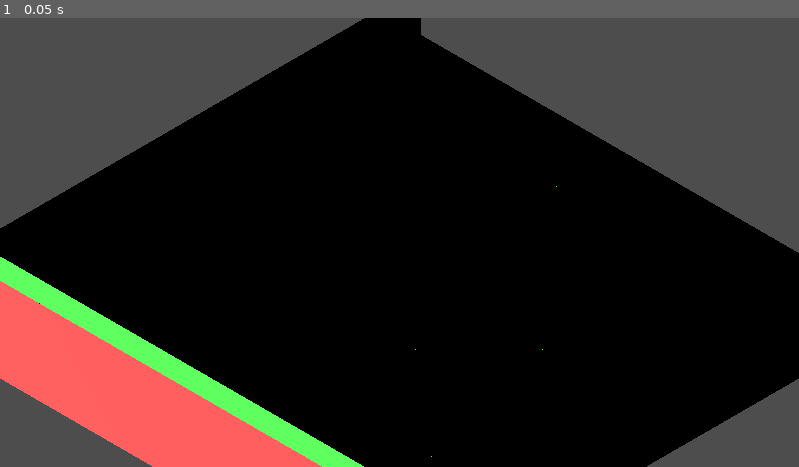
Above: before the commit, frame 1.
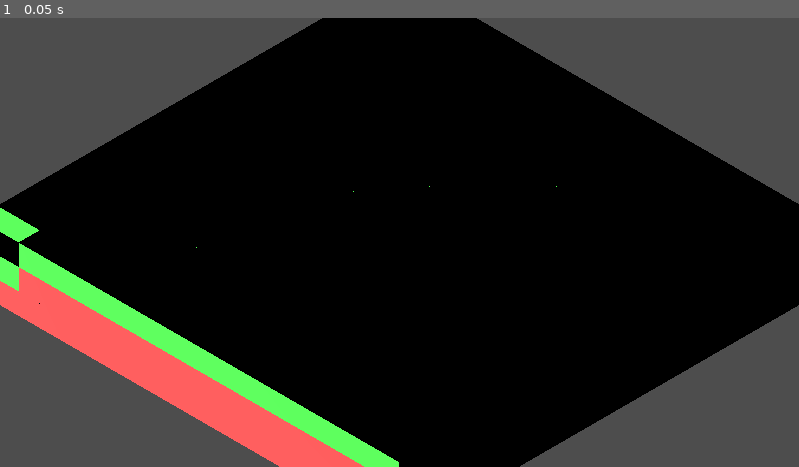
Above: after the commit, the same moment.

Repository: m-ku66/Godot_TRPG
Game: Godot game, scene res://scenes/battle/Battle.tscn
Two runs of this game, one before a commit and one after it. Both use one fixed random seed, a clock stepped at 60 frames per second and the inputs below.
Inputs:
- Up to frame 1 (0.05 s): no input

The runs differ from the first frame. In frame 1, 21% of the frame differs, in the area x 0-100%, y 0-100%.

Commit message:
modifications to Terrain generator

Diff:
--- a/scripts/systems/CameraController.gd
+++ b/scripts/systems/CameraController.gd
@@ -14,7 +14,7 @@
 
 func _ready():
 	# Set initial position
-	position = Vector3(40, 40, 40)
+	position = Vector3(60, 60, 60)
 
 	# Set target position (where to look at)
 	target_position = Vector3.ZERO
--- a/scripts/systems/Terrain.gd
+++ b/scripts/systems/Terrain.gd
@@ -2,9 +2,9 @@
 
 # Configuration
 @export var width: int = 20
-@export var height: int = 10
+@export var height: int = 5
 @export var depth: int = 20
-@export var noise_scale: float = 30
+@export var noise_scale: float = 10
 
 # References
 @onready var game_state = get_node("/root/GameState")
--- a/scripts/systems/TerrainGenerator.gd
+++ b/scripts/systems/TerrainGenerator.gd
@@ -5,16 +5,37 @@
 static func generate_terrain_grid(width: int, height: int, depth: int, noise_scale: float) -> Array:
 	var noise = FastNoiseLite.new()
 	noise.seed = randi()
-	noise.noise_type = FastNoiseLite.TYPE_SIMPLEX
+
+	# Choose from multiple noise types
+	var noise_types = [
+		FastNoiseLite.TYPE_SIMPLEX,
+		FastNoiseLite.TYPE_PERLIN,
+		FastNoiseLite.TYPE_VALUE_CUBIC
+		]
+	noise.noise_type = noise_types[randi() % noise_types.size()]
+
+	# Randomize fractal type too for even more variety
+	var fractal_types = [
+		FastNoiseLite.FRACTAL_NONE,
+		FastNoiseLite.FRACTAL_FBM,
+		FastNoiseLite.FRACTAL_RIDGED
+		]
+	noise.fractal_type = fractal_types[randi() % fractal_types.size()]
+
+	# Randomize other parameters within reasonable ranges
+	noise.fractal_octaves = 3 + randi() % 4  # 3-6 octaves
 
 	var x_offset = width / 2
 	var z_offset = depth / 2
 	var y_offset = height / 2
 
 	var noise_amplitude = height
-	var octaves = 4
-	var persistence = 0.5
-	var lacunarity = 2.0
+	var octaves = 8
+	var persistence = 0.7
+	var lacunarity = 2.5
+	#var octaves = 6 + randi() % 3  # 4-6 octaves
+	#var persistence = 0.4 + randf() * 0.3  # 0.4-0.7
+	#var lacunarity = 1.8 + randf() * 0.7  # 1.8-2.5
 
 	var cells = []
 
